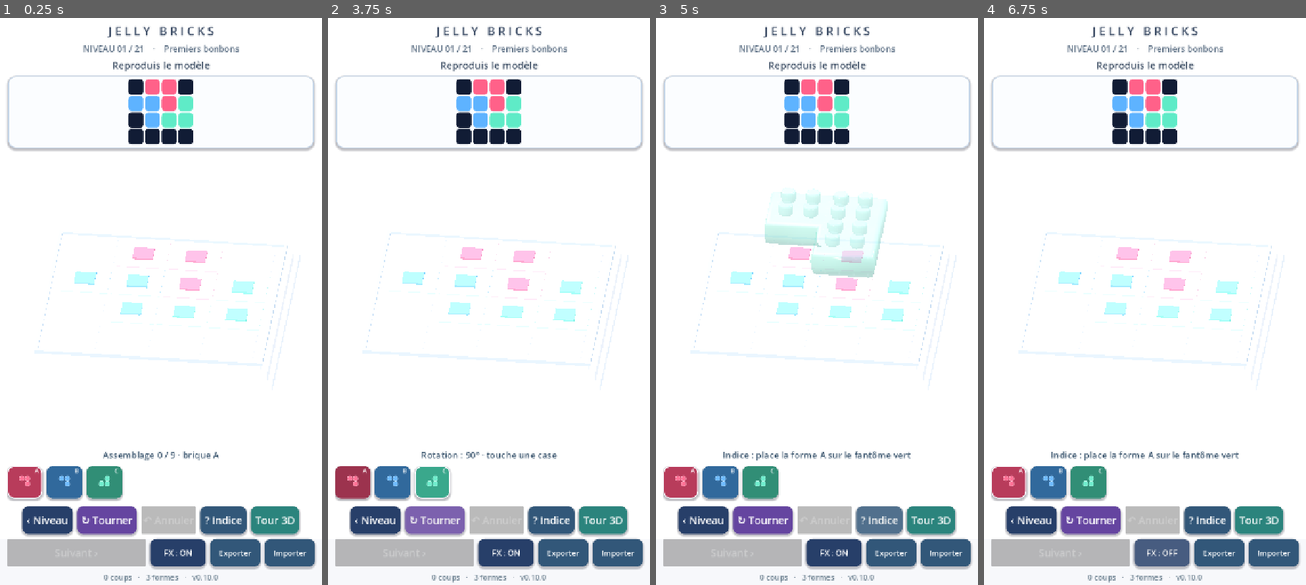
Above: before the commit, frames 1-4 (left to right).
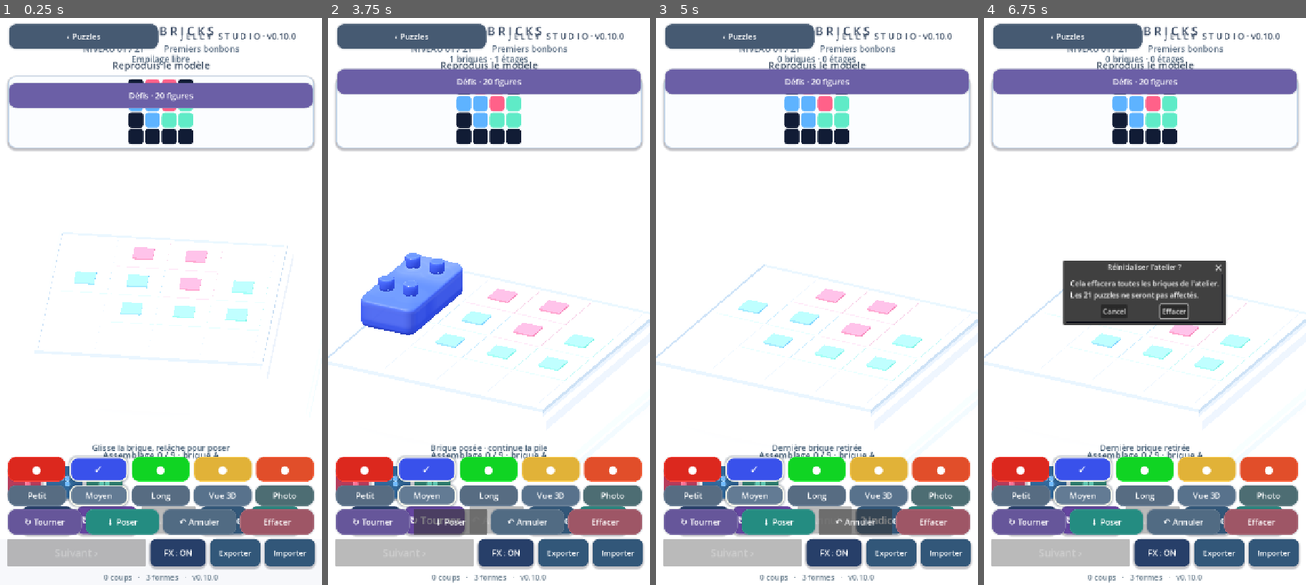
Above: after the commit, the same moments.

Repository: dbrckk/Jelly-bricks
Game: Godot game, scene res://scenes/main.tscn
The game is run twice, just before and just after one commit, with the same random seed, the same clock (stepped at 60 frames per second) and the same inputs.
Inputs (mouse positions are in pixels of both pictures, inside the frame that each line leads up to):
- Up to frame 1 (0.25 s): no input
- Up to frame 2 (3.75 s): click (353, 482) at 0.52 s; click (392, 482) at 1.27 s; click (431, 482) at 2.02 s; click "‹ Niveau" at 2.75 s; click "↻ Tourner" at 3.5 s
- Up to frame 3 (5 s): click "? Indice" at 4.25 s
- Up to frame 4 (6.75 s): click "Tour 3D" at 5 s; click "‹ Puzzles" at 5.75 s; click "FX : ON" at 6.5 s

The runs differ from the first frame. In frame 1, 18% of the frame differs, in the area x 2-98%, y 1-92%; in frame 2, 24%; in frame 3, 24%; in frame 4, 26%, in the area x 0-100%, y 1-97%.
Error after the commit: Parse Error: Cannot infer the type of "next_xp" variable because the value doesn't have a set type. (res://scripts/figure_challenges.gd:152)

Commit message:
feat: deterministic cosmetic mastery ranks and offline collection summaries

Diff:
--- a/native-godot/scripts/figure_challenges.gd
+++ b/native-godot/scripts/figure_challenges.gd
@@ -141,6 +141,33 @@
         "stars": 3 if brick_count <= par else (
             2 if brick_count <= par + 3 else 1)}
 
+## Cosmetic mastery tiers never modify puzzle scoring or unlock gates.
+static func mastery(xp: int) -> Dictionary:
+    var thresholds := [0, 250, 750, 1750, 3500]
+    var titles := ["Novice", "Apprenti", "Sculpteur", "Maître gelée", "Artiste Jelly"]
+    var rank := 0
+    for i in range(thresholds.size()):
+        if xp >= thresholds[i]:
+            rank = i
+    var next_xp := -1 if rank == thresholds.size() - 1 else thresholds[rank + 1]
+    return {"title": titles[rank], "rank": rank + 1,
+        "next_xp": next_xp, "xp": maxi(0, xp)}
+
+static func collection_summary(progress: Dictionary) -> Dictionary:
+    var best: Dictionary = progress.get("best", {})
+    var stars: Dictionary = progress.get("stars", {})
+    var completed := 0
+    var earned_stars := 0
+    for index in range(CHALLENGES.size()):
+        var key := str(index)
+        if int(best.get(key, 0)) > 0:
+            completed += 1
+            earned_stars += clampi(int(stars.get(key, 0)), 0, 3)
+    return {"completed": completed, "stars": earned_stars,
+        "max_stars": CHALLENGES.size() * 3,
+        "score": maxi(0, int(progress.get("total_score", 0))),
+        "mastery": mastery(int(progress.get("xp", 0)))}
+
 static func fresh_progress() -> Dictionary:
     return {"unlocked": 0, "active": 0, "total_score": 0,
         "xp": 0, "best": {}, "stars": {}, "sessions": {}}
